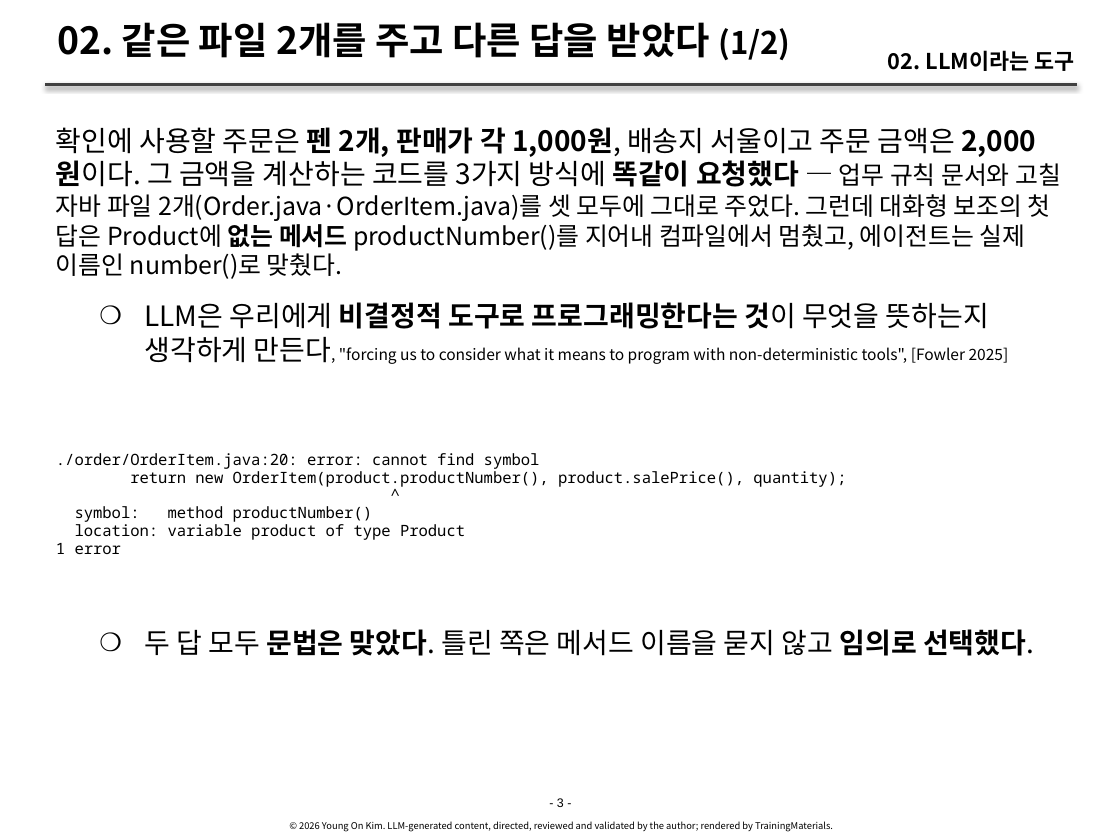
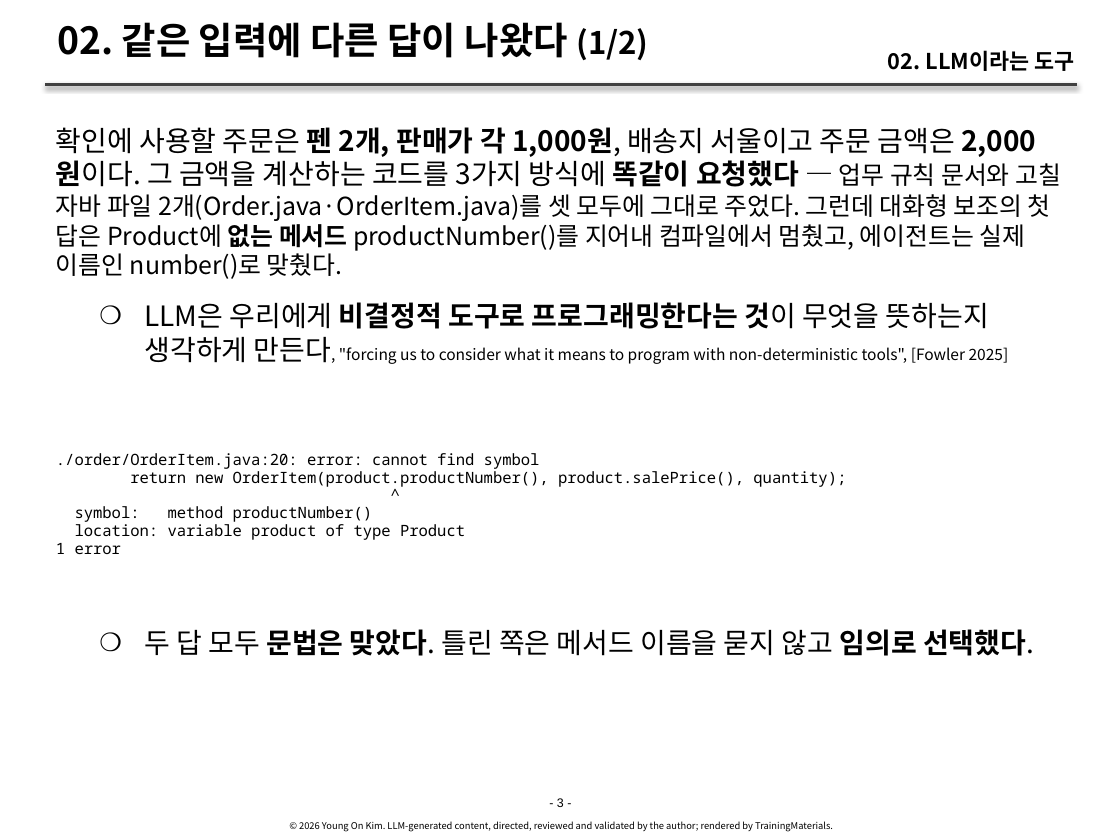
Before and after one commit to YoungSan77/TrainingMaterials, a slide deck: slide 3 of courses/ai-native/sessions/s02.pptx. Drawn at 1120x840 pixels with LibreOffice and Linux fonts; fonts in the diff are those of the drawing. Boxes give left, top, right and bottom in pixels: in the first picture for what was removed or moved away, otherwise in the second. Text is boxed around its words. In the diff, an @@ line names an element or a change of style, - is before the commit and + after.

```diff
--- a/courses/ai-native/sessions/s02.pptx
+++ b/courses/ai-native/sessions/s02.pptx
@@ title at (x1=57, y1=22, x2=648, y2=60): text changed @@
-02. 같은 파일 2개를 주고 다른 답을 받았다 (1/2)
+02. 같은 입력에 다른 답이 나왔다 (1/2)
```
Also in this commit, not shown: 14 other slides changed, 1 slide added, 4 other files.
